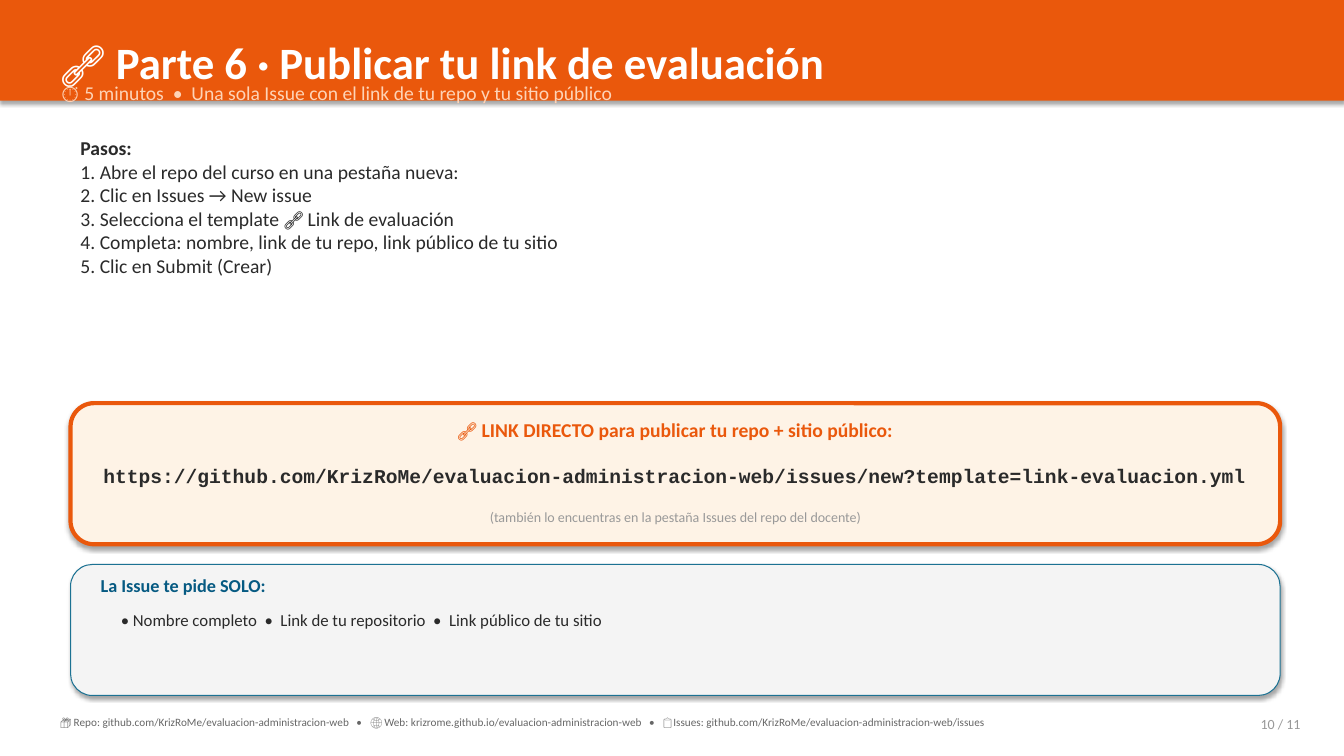
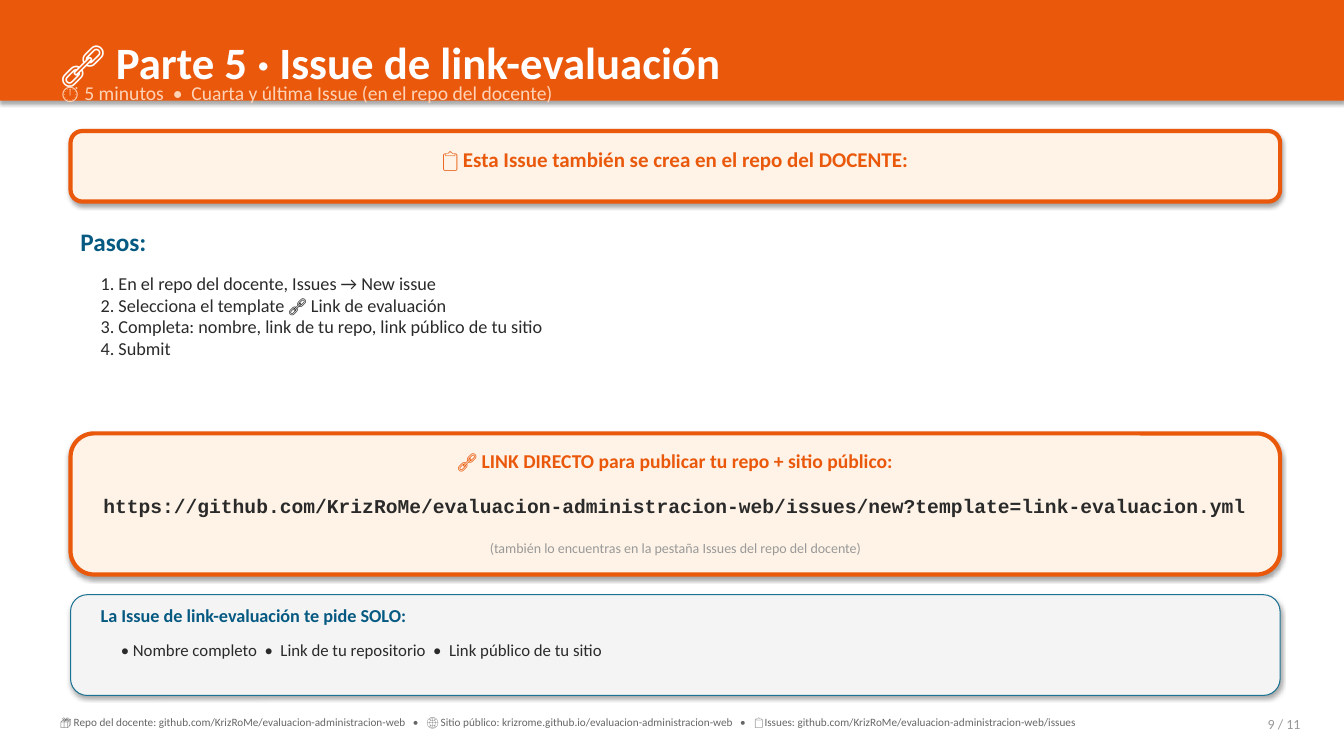
Before and after one commit to KrizRoMe/evaluacion-administracion-web, a slide deck: slide 9 of EVALUACION_PRACTICA_01.pptx (slide 10 before the commit). Drawn at 1344x756 pixels with LibreOffice and Linux fonts; fonts in the diff are those of the drawing. Boxes give left, top, right and bottom in pixels: in the first picture for what was removed or moved away, otherwise in the second. Text is boxed around its words. In the diff, an @@ line names an element or a change of style, - is before the commit and + after.

Commit message:
feat: 4 Issues en el repo del DOCENTE (3 hallazgos + 1 link-evaluación)
- PPT: 4 Issues × 5 pts = 20 pts
- 3 Issues de hallazgos: 1 rendimiento + 1 accesibilidad + 1 mantenimiento
- 4ª Issue: link-evaluación (link repo + link público)
- Todas las Issues se hacen en KrizRoMe/evaluacion-administracion-web/issues
- README plantilla con 4 secciones (Issue 1-4)
- Checklist actualizado
- Instrucciones actualizadas

```diff
--- a/EVALUACION_PRACTICA_01.pptx
+++ b/EVALUACION_PRACTICA_01.pptx
@@ text at bbox=[116, 47, 720, 91]: text changed @@
-🔗 Parte 6 · Publicar tu link de evaluación
+🔗 Parte 5 · Issue de link-evaluación
@@ text at bbox=[84, 83, 553, 105]: text changed @@
-⏱ 5 minutos • Una sola Issue con el link de tu repo y tu sitio público
+⏱ 5 minutos • Cuarta y última Issue (en el repo del docente)
@@ rounded rectangle added at bbox=[71, 131, 1280, 202], fill #FEF3E6, outline #EA580C 3 pt @@
@@ text added at bbox=[463, 152, 908, 171], 15 pt, text #EA580C, bold @@
+📋 Esta Issue también se crea en el repo del DOCENTE:
@@ text added at bbox=[80, 234, 146, 252], 18 pt, text #065A82, bold @@
+Pasos:
@@ text at bbox=[101, 277, 542, 355]: text changed; size 14 to 13 pt @@
-Pasos:
-1. Abre el repo del curso en una pestaña nueva:
-2. Clic en Issues → New issue
-3. Selecciona el template 🔗 Link de evaluación
-4. Completa: nombre, link de tu repo, link público de tu sitio
-5. Clic en Submit (Crear)
+1. En el repo del docente, Issues → New issue
+2. Selecciona el template 🔗 Link de evaluación
+3. Completa: nombre, link de tu repo, link público de tu sitio
+4. Submit
@@ 3 texts, 1 rounded rectangle: place and size @@
-3 texts, 1 rounded rectangle at bbox=[71, 403, 1280, 626]
+3 texts, 1 rounded rectangle at bbox=[71, 434, 1280, 656]
@@ rounded rectangle: place and size @@
-rounded rectangle at bbox=[71, 565, 1280, 696]
+rounded rectangle at bbox=[71, 595, 1280, 696]
@@ text at bbox=[101, 609, 406, 625]: text changed @@
-La Issue te pide SOLO:
+La Issue de link-evaluación te pide SOLO:
@@ text "• Nombre completo • Link ...": place and size @@
-text "• Nombre completo • Link ..." at bbox=[133, 614, 602, 629]
+text "• Nombre completo • Link ..." at bbox=[133, 644, 602, 659]
@@ text at bbox=[74, 718, 1076, 728]: text changed @@
-📦 Repo: github.com/KrizRoMe/evaluacion-administracion-web • 🌐 Web: krizrome.github.io/evaluacion-administracion-web • 📋 Issues: github.com/KrizRoMe/evaluacion-administracion-web/issues
+📦 Repo del docente: github.com/KrizRoMe/evaluacion-administracion-web • 🌐 Sitio público: krizrome.github.io/evaluacion-administracion-web • 📋 Issues: github.com/KrizRoMe/evaluacion-administracion-web/issues
@@ text at bbox=[1268, 720, 1300, 729]: text changed @@
-10 / 11
+9 / 11
```
Also in this commit, not shown: 10 other slides changed, 8 other files.
